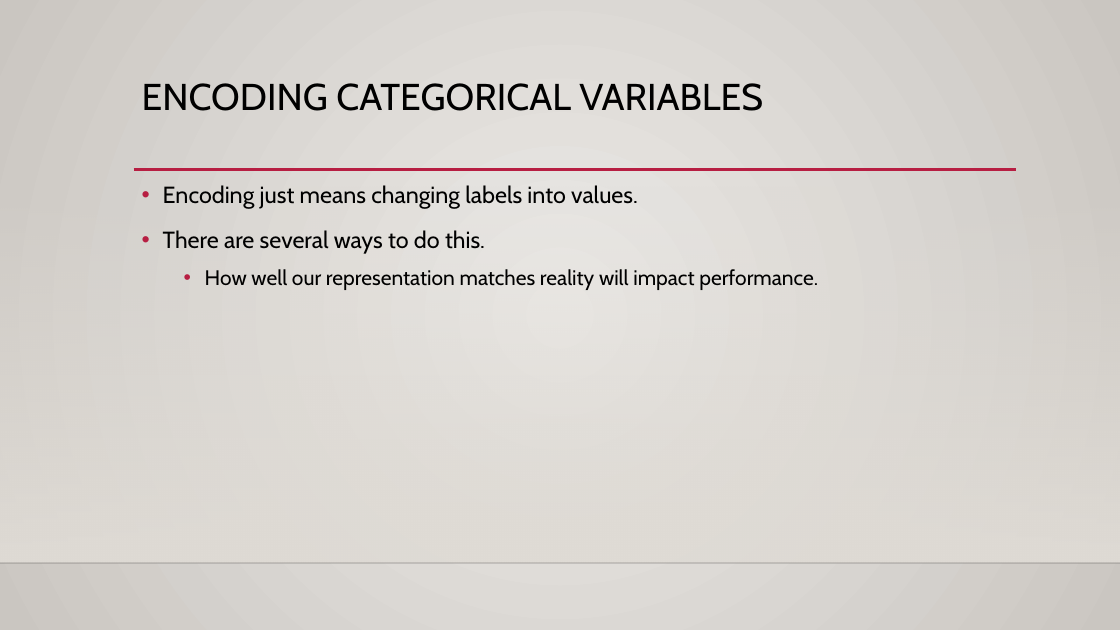
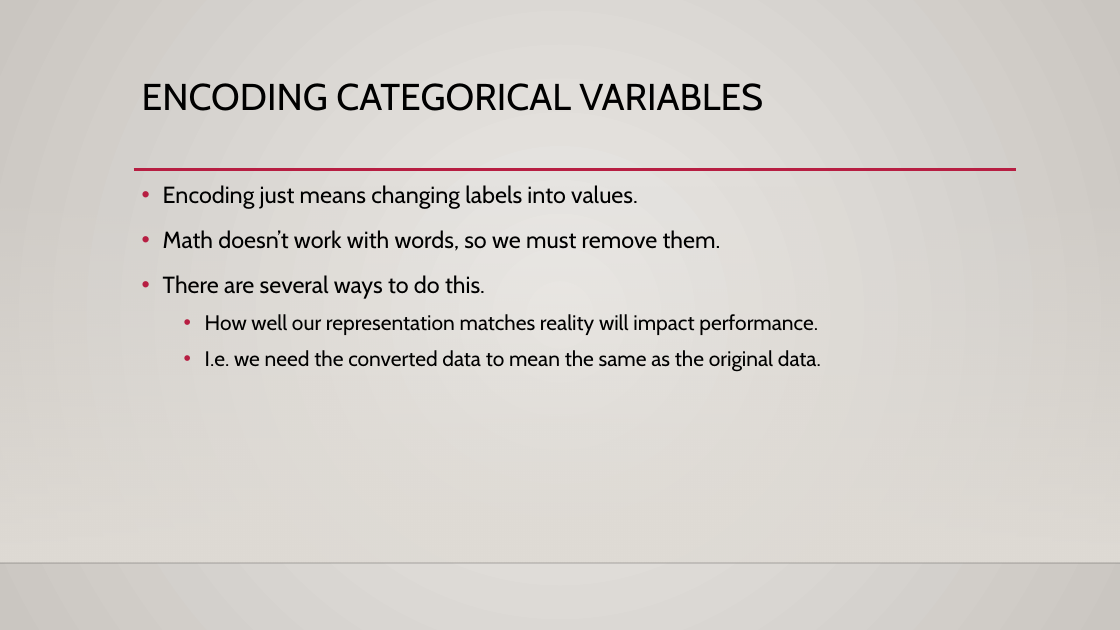
Before and after one commit to AkeemSemper/ML_for_Non_DS_Students, a slide deck: slide 5 of course_resources/slides/Used/013_categorical_features.pptx. Drawn at 1120x630 pixels with LibreOffice and Linux fonts; fonts in the diff are those of the drawing; background and template pictures are left out. Boxes give left, top, right and bottom in pixels: in the first picture for what was removed or moved away, otherwise in the second. Text is boxed around its words. In the diff, an @@ line names an element or a change of style, - is before the commit and + after.

```diff
--- a/course_resources/slides/Used/013_categorical_features.pptx
+++ b/course_resources/slides/Used/013_categorical_features.pptx
@@ text at (163,230,721,251): paragraph added @@
+• Math doesn’t work with words, so we must remove them.
@@ text at (205,350,821,372): paragraph added @@
+  • I.e. we need the converted data to mean the same as the original data.
```
Also in this commit, not shown: 1 other slide changed, 4 other files.
